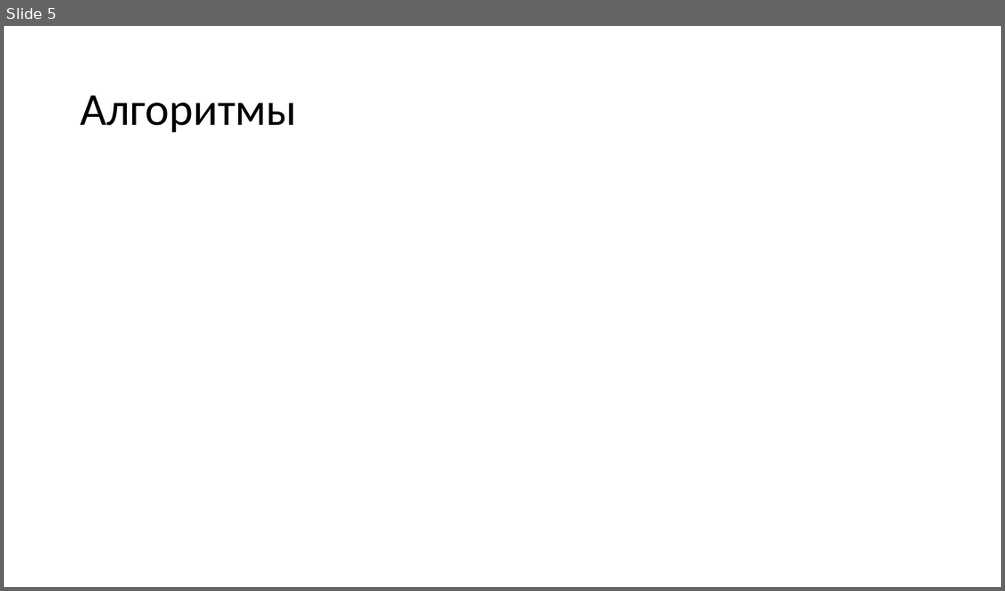
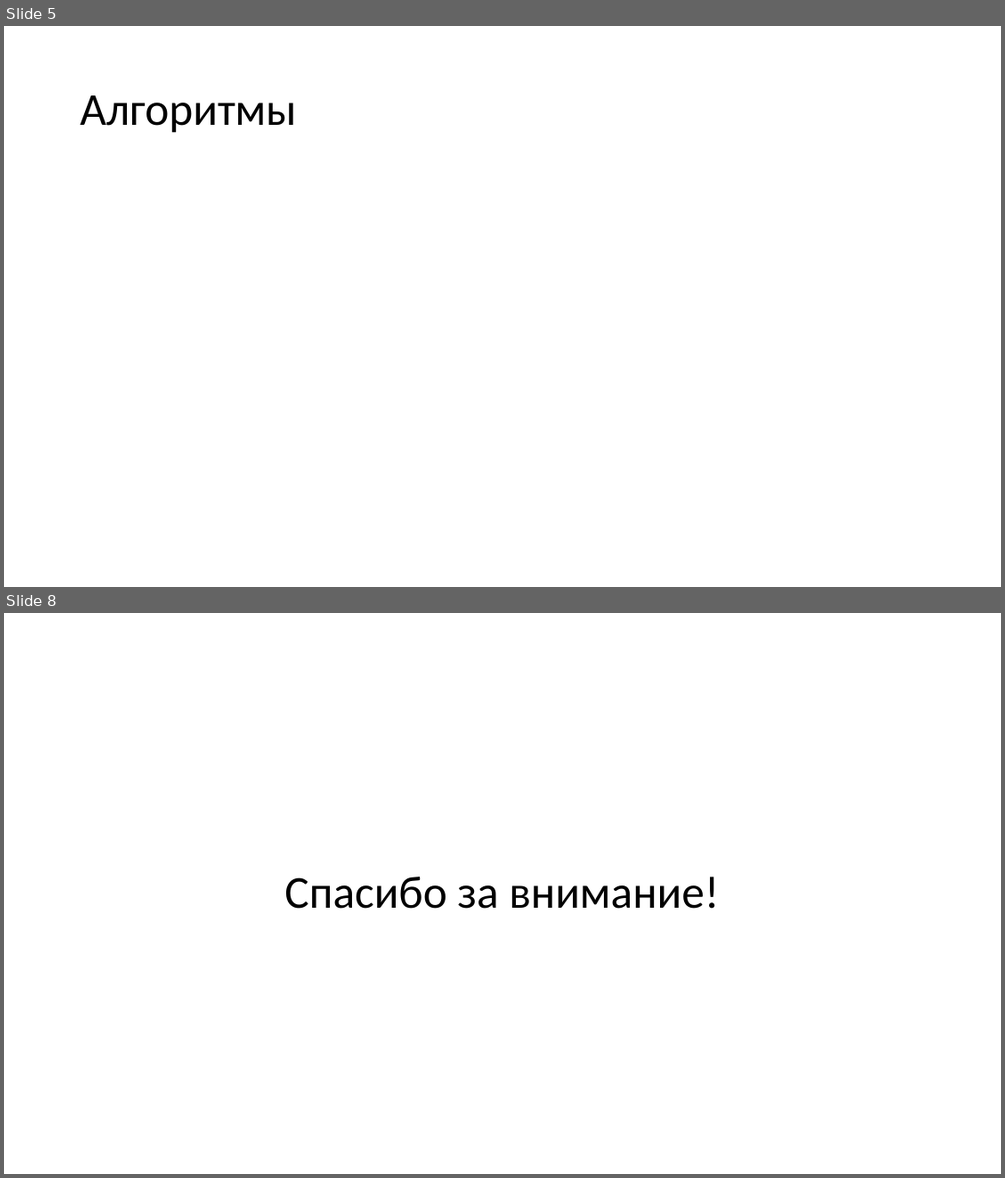
Before and after one commit to VitasVital/Bachelor_course, a slide deck: Maga4Sem/ВКР/Предзащита ВКР/Гусев В.Е. 09-335 ВКР магистерская работа (предзащита).pptx. Shown one above the other, each under a label of ours: slide 5 before the commit, slides 5 and 8 after it; the slides between them are not shown. The pictures are 1005x591 and 1005x1178 pixels, drawn with LibreOffice and Linux fonts; fonts in the diff are those of the drawing. Boxes give left, top, right and bottom in pixels: in the first picture for what was removed or moved away, otherwise in the second. Text is boxed around its words. In the diff, an @@ line names an element or a change of style, - is before the commit and + after.

```diff
--- a/Maga4Sem/ВКР/Предзащита ВКР/Гусев В.Е. 09-335 ВКР магистерская работа (предзащита).pptx
+++ b/Maga4Sem/ВКР/Предзащита ВКР/Гусев В.Е. 09-335 ВКР магистерская работа (предзащита).pptx
@@ slide 8 added at <box>4,613,1001,1174</box>, background #FFFFFF @@
@@ title added at <box>284,876,719,908</box>, 44 pt, text #000000 @@
+Спасибо за внимание!
```
Also in this commit, not shown: 1 slide changed, 2 other slides added, 5 other files.
